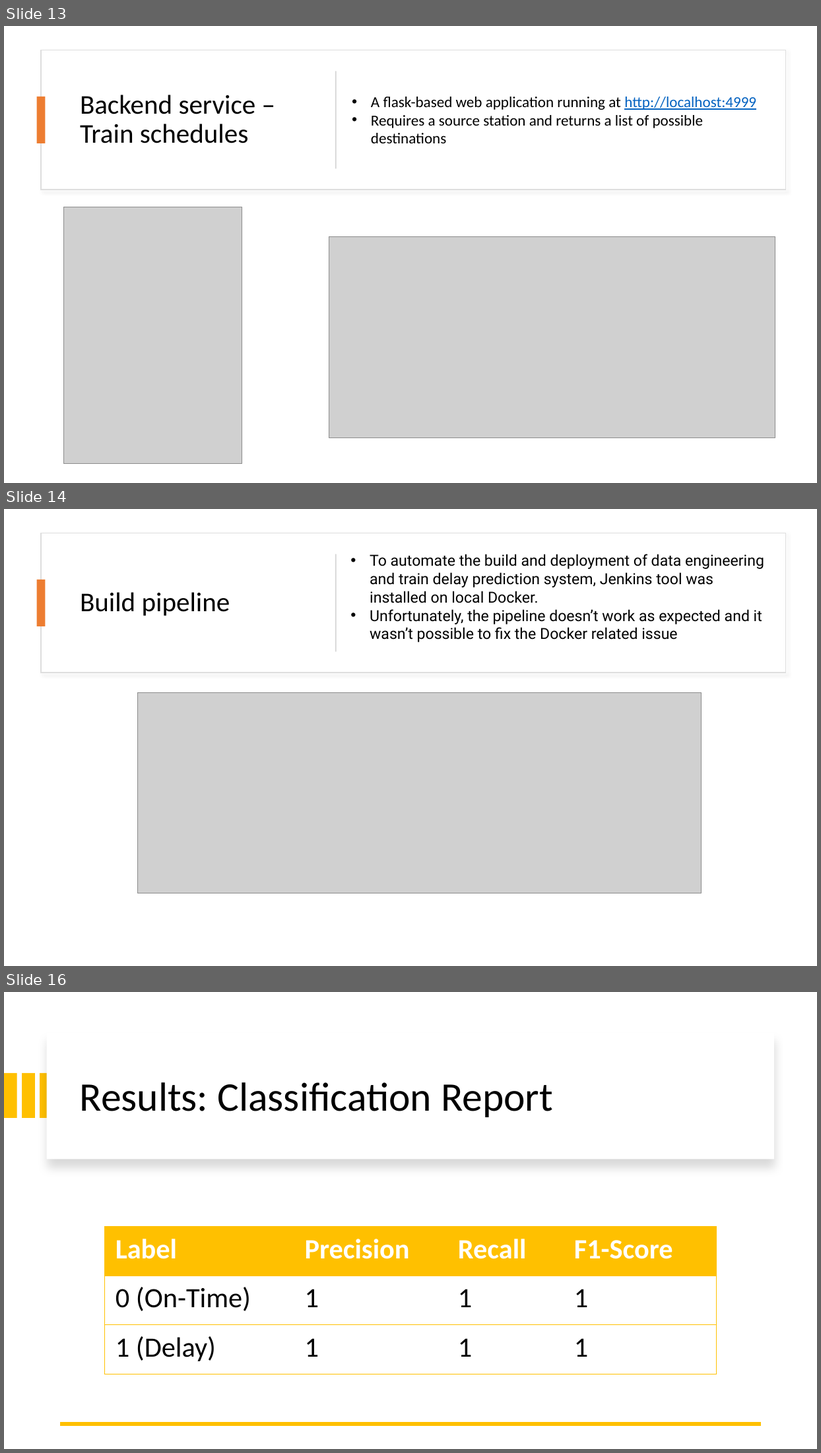
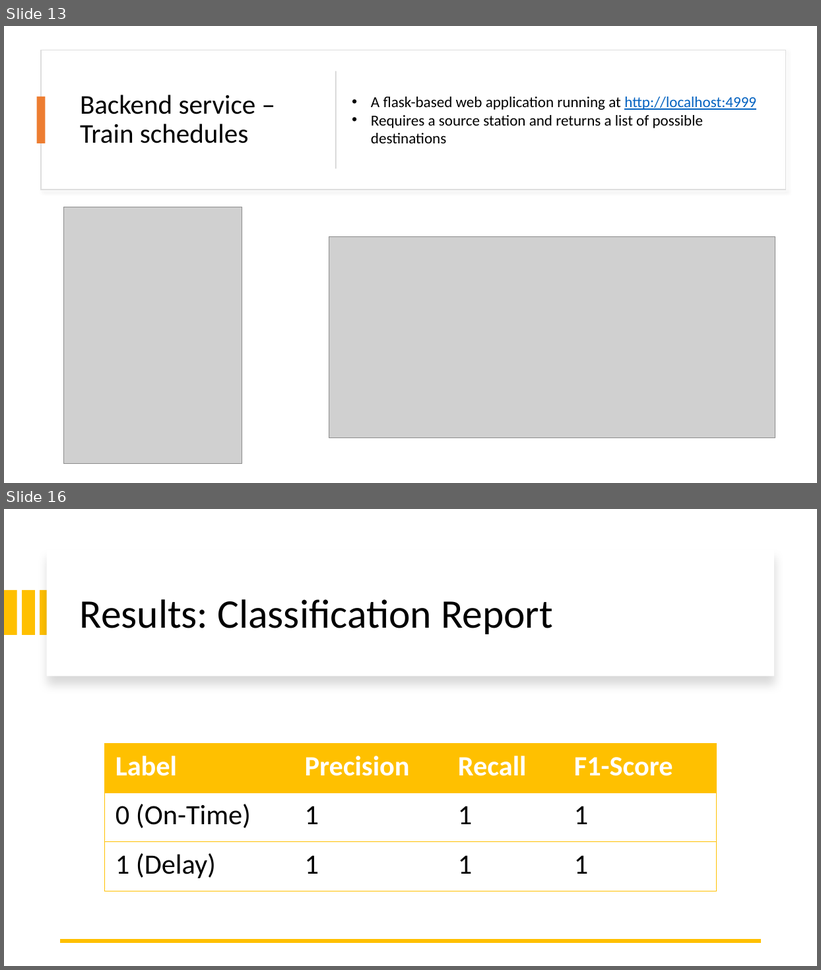
Before and after one commit to ziaulchowdhury/train-delay-prediction-system, a slide deck: documentation/ML_Project.pptx. Shown one above the other, each under a label of ours: slides 13, 14 and 16 before the commit, slides 13 and 16 after it; the slides between them are not shown. The pictures are 821x1453 and 821x970 pixels, drawn with LibreOffice and Linux fonts; fonts in the diff are those of the drawing; grey boxes stand for pictures. Boxes give left, top, right and bottom in pixels: in the first picture for what was removed or moved away, otherwise in the second. Text is boxed around its words. In the diff, an @@ line names an element or a change of style, - is before the commit and + after.

```diff
--- a/documentation/ML_Project.pptx
+++ b/documentation/ML_Project.pptx
@@ slide 14 removed at (4,509,817,966), background #FFFFFF @@
@@ rectangle removed at (41,533,786,673) @@
@@ rectangle removed at (335,554,337,652) @@
@@ text removed at (370,554,764,642) @@
-• To automate the build and deployment of data engineering and train delay prediction system, Jenkins tool was installed on local Docker.
-• Unfortunately, the pipeline doesn’t work as expected and it wasn’t possible to fix the Docker related issue
@@ rectangle removed at (37,580,46,626) @@
@@ title removed at (80,592,230,616) @@
-Build pipeline
@@ picture removed at (137,692,702,893) @@
```
Also in this commit, not shown: 2 slides changed, 1 slide added.
